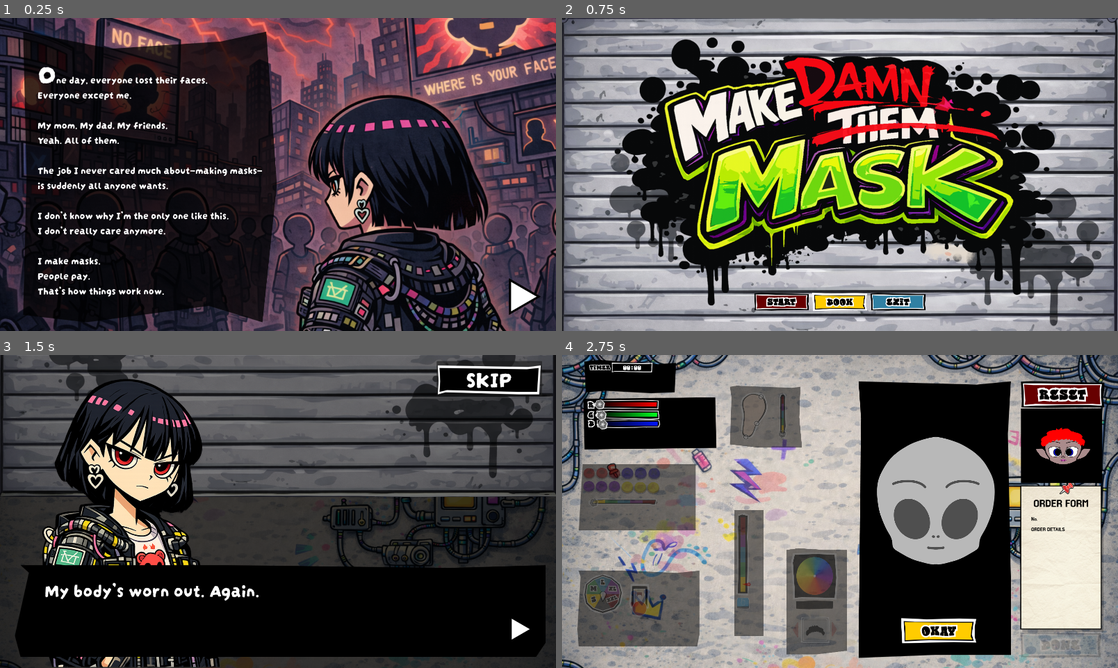
Above: before the commit, frames 1-4 (two rows, left to right).
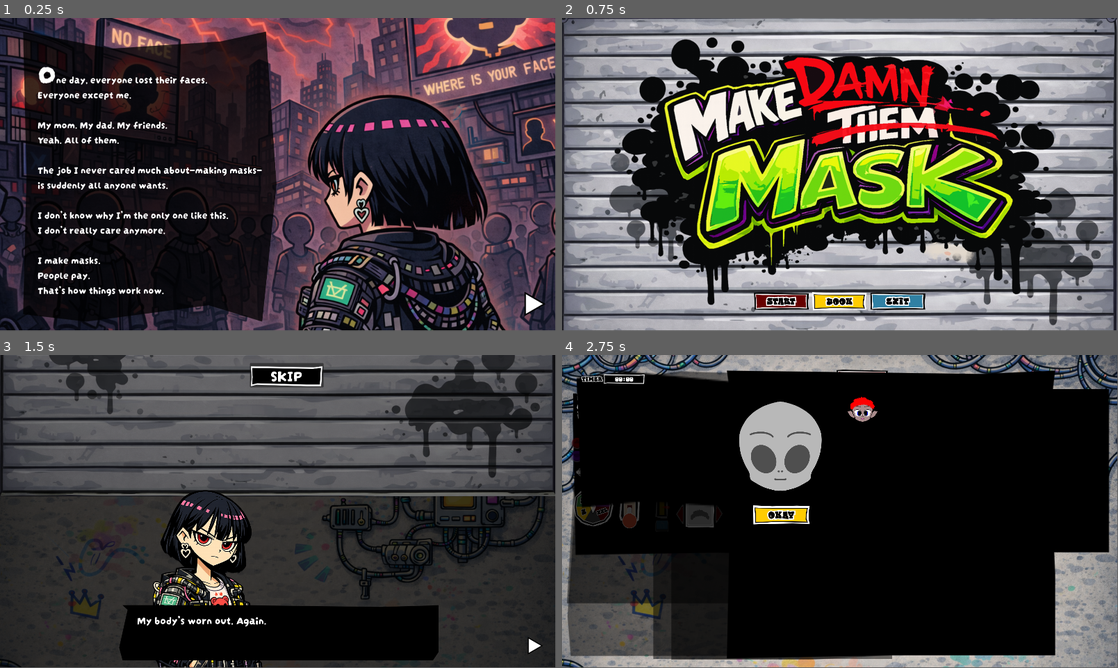
Above: after the commit, the same moments.

Repository: errorinusermane/make-them-mask
Game: Godot game, scene res://Main.tscn
Two runs of this game, one before a commit and one after it. Both use one fixed random seed, a clock stepped at 60 frames per second and the inputs below.
Inputs (mouse positions are in pixels of both pictures, inside the frame that each line leads up to; where the layout moved, square brackets give the same spot in the first picture):
- Up to frame 1 (0.25 s): no input
- Up to frame 2 (0.75 s): click (1095, 305) [1079, 296] at 0.5 s
- Up to frame 3 (1.5 s): click (222, 639) at 1.25 s
- Up to frame 4 (2.75 s): click (851, 373) [1051, 380] at 2 s
In our replay, the window is 800x450 before the commit and 799x449 after it. These sizes can differ from the game's own. Grey fills any space a smaller window leaves; there, only what the larger window draws over its background counts as a difference.

The runs differ from the first frame. In frame 1, 8.3% of the frame differs, in the area x 0-100%, y 0-100%; in frame 2, 12%; in frame 3, 35%; in frame 4, 64%.

Commit message:
Revert "chore: gitignore 수정"
This reverts commit 1aa8f82e78e127de5b4b26956277cf2b71208e4e.

Diff:
--- a/project.godot
+++ b/project.godot
@@ -15,14 +15,6 @@
 config/features=PackedStringArray("4.6", "Forward Plus")
 config/icon="res://icon.svg"
 
-[display]
-
-window/size/viewport_width=1920
-window/size/viewport_height=1080
-window/size/window_width_override=1920
-window/size/window_height_override=1080
-window/stretch/mode="canvas_items"
-
 [physics]
 
 3d/physics_engine="Jolt Physics"
@@ -30,6 +22,4 @@
 [rendering]
 
 rendering_device/driver.windows="d3d12"
-renderer/rendering_method="gl_compatibility"
-renderer/rendering_method.mobile="gl_compatibility"
 textures/vram_compression/import_etc2_astc=true
--- a/scenes/screens/ConversationScreen.tscn
+++ b/scenes/screens/ConversationScreen.tscn
@@ -35,10 +35,10 @@
 anchor_top = 1.0
 anchor_right = 0.5
 anchor_bottom = 1.0
-offset_left = -911.0
-offset_top = -1058.0
-offset_right = -107.0
-offset_bottom = -3.7590332
+offset_left = -492.0
+offset_top = -650.0
+offset_right = 6.0
+offset_bottom = 3.0
 grow_horizontal = 2
 grow_vertical = 0
 texture = ExtResource("3_char")
@@ -49,10 +49,10 @@
 anchors_preset = 1
 anchor_left = 1.0
 anchor_right = 1.0
-offset_left = -802.0
-offset_top = 696.0
-offset_right = 1031.75
-offset_bottom = 1026.241
+offset_left = -554.0
+offset_top = 431.0
+offset_right = 551.0
+offset_bottom = 630.0
 grow_horizontal = 0
 mouse_filter = 0
 texture = ExtResource("4_chat")
@@ -61,10 +61,10 @@
 
 [node name="SkipButton" type="Button" parent="." unique_id=1469077204]
 layout_mode = 0
-offset_left = 1508.0
-offset_top = 21.0
-offset_right = 1871.9131
-offset_bottom = 141.0
+offset_left = 864.0
+offset_top = 28.0
+offset_right = 1118.7391
+offset_bottom = 112.0
 icon = ExtResource("5_skip_btn")
 expand_icon = true
 
@@ -75,10 +75,10 @@
 anchor_top = 1.0
 anchor_right = 1.0
 anchor_bottom = 1.0
-offset_left = -188.0
-offset_top = -190.0
-offset_right = -76.0
-offset_bottom = -78.0
+offset_left = -117.0
+offset_top = -114.0
+offset_right = -38.0
+offset_bottom = -35.0
 grow_horizontal = 0
 grow_vertical = 0
 icon = ExtResource("6_next_btn")
--- a/scenes/screens/GameScreen.tscn
+++ b/scenes/screens/GameScreen.tscn
@@ -75,20 +75,20 @@
 
 [node name="DoneButton" type="Button" parent="." unique_id=1122334455]
 layout_mode = 0
-offset_left = 1579.0
-offset_top = 950.0
-offset_right = 1865.1666
-offset_bottom = 1051.0
+offset_left = 944.0
+offset_top = 550.0
+offset_right = 1131.0
+offset_bottom = 616.0
 icon = ExtResource("3_done_btn")
 flat = true
 expand_icon = true
 
 [node name="ResetButton" type="Button" parent="." unique_id=1997254458]
 layout_mode = 0
-offset_left = 1581.0
-offset_top = 86.0
-offset_right = 1877.1357
-offset_bottom = 187.0
+offset_left = 946.0
+offset_top = 47.0
+offset_right = 1136.5824
+offset_bottom = 112.0
 icon = ExtResource("5_reset_btn")
 flat = true
 expand_icon = true
@@ -98,10 +98,10 @@
 anchors_preset = 15
 anchor_right = 1.0
 anchor_bottom = 1.0
-offset_left = 74.0
-offset_top = 146.0
-offset_right = -1386.0
-offset_bottom = -754.0
+offset_left = 38.0
+offset_top = 117.0
+offset_right = -844.0
+offset_bottom = -388.0
 grow_horizontal = 2
 grow_vertical = 2
 texture = ExtResource("11_skin_layer")
@@ -194,10 +194,10 @@
 anchors_preset = 15
 anchor_right = 1.0
 anchor_bottom = 1.0
-offset_left = 58.0
-offset_top = 377.0
-offset_right = -1458.0
-offset_bottom = -474.0
+offset_left = 17.0
+offset_top = 273.0
+offset_right = -848.0
+offset_bottom = -220.0
 grow_horizontal = 2
 grow_vertical = 2
 texture = ExtResource("16_eye_layer")
@@ -353,10 +353,10 @@
 anchors_preset = 15
 anchor_right = 1.0
 anchor_bottom = 1.0
-offset_left = 595.0
-offset_top = 535.0
-offset_right = -1223.0
-offset_bottom = -111.0
+offset_left = 316.0
+offset_top = 270.0
+offset_right = -778.0
+offset_bottom = -29.0
 grow_horizontal = 2
 grow_vertical = 2
 texture = ExtResource("31_nose_layer")
@@ -395,10 +395,10 @@
 anchors_preset = 15
 anchor_right = 1.0
 anchor_bottom = 1.0
-offset_left = 53.0
-offset_top = 744.0
-offset_right = -1445.0
-offset_bottom = -74.0
+offset_left = 19.0
+offset_top = 443.0
+offset_right = -849.0
+offset_bottom = -38.0
 grow_horizontal = 2
 grow_vertical = 2
 texture = ExtResource("35_mouth_layer")
@@ -438,10 +438,10 @@
 anchors_preset = 15
 anchor_right = 1.0
 anchor_bottom = 1.0
-offset_left = 580.0
-offset_top = 106.0
-offset_right = -1091.0
-offset_bottom = -760.0
+offset_left = 317.0
+offset_top = 57.0
+offset_right = -586.0
+offset_bottom = -381.0
 grow_horizontal = 2
 grow_vertical = 2
 texture = ExtResource("39_ear_layer")
@@ -515,10 +515,10 @@
 anchors_preset = 15
 anchor_right = 1.0
 anchor_bottom = 1.0
-offset_left = 776.0
-offset_top = 667.0
-offset_right = -936.0
-offset_bottom = -47.0
+offset_left = 378.0
+offset_top = 269.0
+offset_right = -586.0
+offset_bottom = -26.0
 grow_horizontal = 2
 grow_vertical = 2
 texture = ExtResource("46_hair_layer")
@@ -594,10 +594,10 @@
 anchors_preset = 15
 anchor_right = 1.0
 anchor_bottom = 1.0
-offset_left = 1024.0
-offset_top = 91.0
-offset_right = -370.0
-offset_bottom = -34.170776
+offset_left = 570.0
+offset_top = 54.0
+offset_right = -215.0
+offset_bottom = -30.0
 grow_horizontal = 2
 grow_vertical = 2
 texture = ExtResource("9_preview_layer")
@@ -606,9 +606,9 @@
 [node name="PreviewHead" type="TextureRect" parent="PreviewLayer" unique_id=1356576803]
 layout_mode = 0
 offset_left = -8.0
-offset_top = 89.0
-offset_right = 563.0
-offset_bottom = 682.3192
+offset_top = 35.0
+offset_right = 393.0
+offset_bottom = 451.67426
 texture = ExtResource("6_head_img")
 expand_mode = 1
 
@@ -617,8 +617,6 @@
 anchors_preset = 15
 anchor_right = 1.0
 anchor_bottom = 1.0
-offset_top = -113.0
-offset_bottom = -113.0
 grow_horizontal = 2
 grow_vertical = 2
 expand_mode = 1
@@ -629,10 +627,6 @@
 anchors_preset = 15
 anchor_right = 1.0
 anchor_bottom = 1.0
-offset_left = -18.0
-offset_top = -200.0
-offset_right = -18.0
-offset_bottom = -200.0
 grow_horizontal = 2
 grow_vertical = 2
 expand_mode = 1
@@ -643,10 +637,6 @@
 anchors_preset = 15
 anchor_right = 1.0
 anchor_bottom = 1.0
-offset_left = -14.0
-offset_top = -106.0
-offset_right = -14.0
-offset_bottom = -106.0
 grow_horizontal = 2
 grow_vertical = 2
 expand_mode = 1
@@ -657,64 +647,50 @@
 anchors_preset = 15
 anchor_right = 1.0
 anchor_bottom = 1.0
-offset_left = 2312.0
-offset_top = -800.0
-offset_right = 2312.0
-offset_bottom = -800.0
+offset_left = -711.0
+offset_top = -782.0
+offset_right = -711.0
+offset_bottom = -782.0
 grow_horizontal = 2
 grow_vertical = 2
 expand_mode = 1
 stretch_mode = 5
 
-[node name="Nose" type="TextureRect" parent="PreviewLayer/PreviewHead" unique_id=1077570856]
-layout_mode = 1
-anchors_preset = 15
-anchor_right = 1.0
-anchor_bottom = 1.0
-offset_left = -21.0
-offset_top = -197.0
-offset_right = -21.0
-offset_bottom = -197.0
+[node name="Nose" type="TextureRect" parent="PreviewLayer/PreviewHead"]
+layout_mode = 1
+anchors_preset = 15
+anchor_right = 1.0
+anchor_bottom = 1.0
 grow_horizontal = 2
 grow_vertical = 2
 expand_mode = 1
 stretch_mode = 5
 
-[node name="Mouth" type="TextureRect" parent="PreviewLayer/PreviewHead" unique_id=1671246654]
-layout_mode = 1
-anchors_preset = 15
-anchor_right = 1.0
-anchor_bottom = 1.0
-offset_left = -20.0
-offset_top = -196.0
-offset_right = -20.0
-offset_bottom = -196.0
+[node name="Mouth" type="TextureRect" parent="PreviewLayer/PreviewHead"]
+layout_mode = 1
+anchors_preset = 15
+anchor_right = 1.0
+anchor_bottom = 1.0
 grow_horizontal = 2
 grow_vertical = 2
 expand_mode = 1
 stretch_mode = 5
 
-[node name="Ear" type="TextureRect" parent="PreviewLayer/PreviewHead" unique_id=272767383]
-layout_mode = 1
-anchors_preset = 15
-anchor_right = 1.0
-anchor_bottom = 1.0
-offset_left = -4.0
-offset_top = -150.0
-offset_right = -4.0
-offset_bottom = -150.0
+[node name="Ear" type="TextureRect" parent="PreviewLayer/PreviewHead"]
+layout_mode = 1
+anchors_preset = 15
+anchor_right = 1.0
+anchor_bottom = 1.0
 grow_horizontal = 2
 grow_vertical = 2
 expand_mode = 1
 stretch_mode = 5
 
-[node name="Hair" type="TextureRect" parent="PreviewLayer/PreviewHead" unique_id=1192650406]
-layout_mode = 1
-anchors_preset = 15
-anchor_right = 1.0
-anchor_bottom = 1.0
-offset_left = 70.0
-offset_bottom = -219.31921
+[node name="Hair" type="TextureRect" parent="PreviewLayer/PreviewHead"]
+layout_mode = 1
+anchors_preset = 15
+anchor_right = 1.0
+anchor_bottom = 1.0
 grow_horizontal = 2
 grow_vertical = 2
 expand_mode = 1
@@ -722,10 +698,10 @@
 
 [node name="OkayButton" type="Button" parent="PreviewLayer" unique_id=1251267905]
 layout_mode = 0
-offset_left = 143.99994
-offset_top = 813.0
-offset_right = 413.16656
-offset_bottom = 908.0
+offset_left = 86.0
+offset_top = 462.0
+offset_right = 295.66666
+offset_bottom = 536.0
 icon = ExtResource("4_okay_btn")
 flat = true
 expand_icon = true
@@ -735,10 +711,10 @@
 anchors_preset = 15
 anchor_right = 1.0
 anchor_bottom = 1.0
-offset_left = 77.0
-offset_top = 17.0
-offset_right = -1526.0
-offset_bottom = -948.0
+offset_left = 50.0
+offset_top = 57.0
+offset_right = -855.0
+offset_bottom = -539.0
 grow_horizontal = 2
 grow_vertical = 2
 texture = ExtResource("8_timer_layer")
@@ -779,10 +755,10 @@
 
 [node name="OrderForm" type="TextureRect" parent="." unique_id=1800000001]
 layout_mode = 0
-offset_left = 1583.0
-offset_top = 436.0
-offset_right = 1871.0
-offset_bottom = 956.0
+offset_left = 945.0
+offset_top = 252.43079
+offset_right = 1131.0
+offset_bottom = 549.0769
 texture = ExtResource("44_order_form")
 expand_mode = 1
 
@@ -791,10 +767,10 @@
 anchors_preset = 15
 anchor_right = 1.0
 anchor_bottom = 1.0
-offset_left = 1585.0
-offset_top = 185.0
-offset_right = -54.0
-offset_bottom = -638.0
+offset_left = 946.0
+offset_top = 118.0
+offset_right = -26.0
+offset_bottom = -396.0
 grow_horizontal = 2
 grow_vertical = 2
 texture = ExtResource("45_order_layer")
@@ -802,9 +778,9 @@
 
 [node name="OrderTargetImage" type="TextureRect" parent="OrderLayer" unique_id=1800000002]
 layout_mode = 0
-offset_left = 47.0
-offset_top = 59.0
-offset_right = 244.0
-offset_bottom = 198.0
+offset_left = 39.000023
+offset_top = 22.0
+offset_right = 147.00003
+offset_bottom = 116.0
 texture = ExtResource("9_preview_layer")
 expand_mode = 1
--- a/scenes/screens/IntroScreen.tscn
+++ b/scenes/screens/IntroScreen.tscn
@@ -33,10 +33,10 @@
 anchor_top = 1.0
 anchor_right = 1.0
 anchor_bottom = 1.0
-offset_left = -203.0
-offset_top = -196.0
-offset_right = -48.0
-offset_bottom = -41.0
+offset_left = -135.0
+offset_top = -144.0
+offset_right = -29.0
+offset_bottom = -38.0
 grow_horizontal = 0
 grow_vertical = 0
 icon = ExtResource("3_btn")
